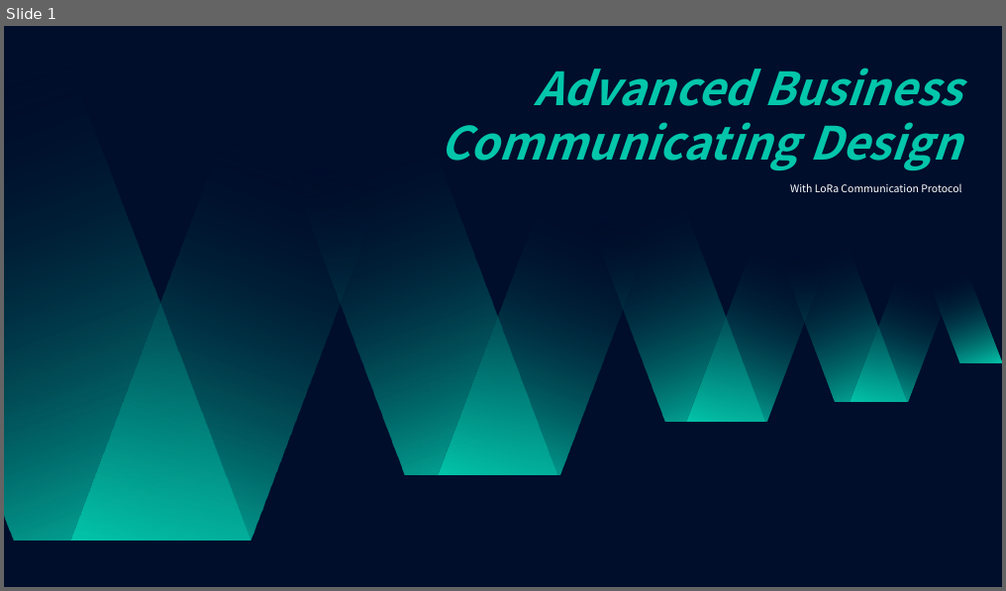
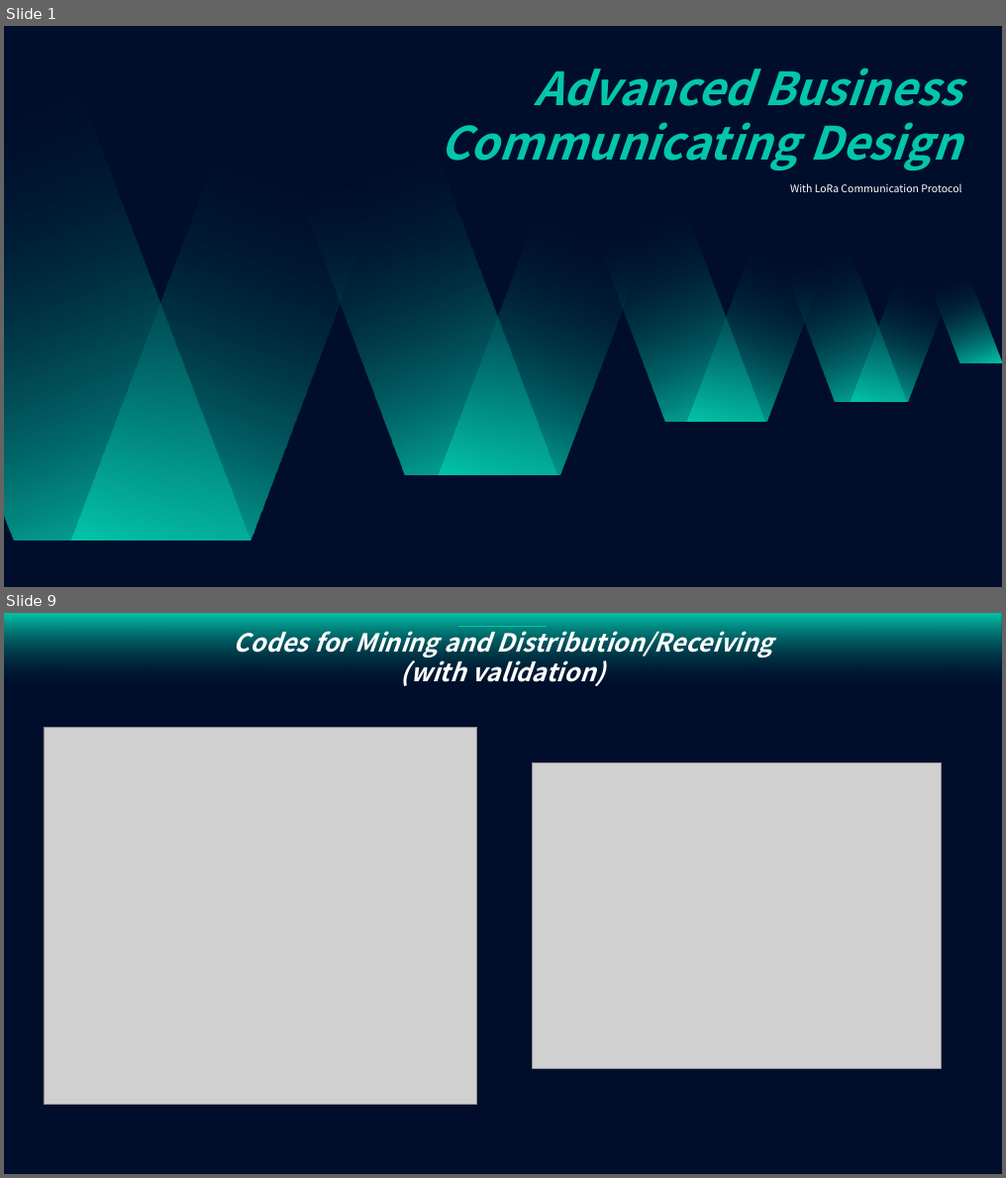
Before and after one commit to purachina/etri, a slide deck: Advanced Buisness Communicating Design/구현.pptx. Shown one above the other, each under a label of ours: slide 1 before the commit, slides 1 and 9 after it; the slides between them are not shown. The pictures are 1006x591 and 1006x1178 pixels, drawn with LibreOffice and Linux fonts; fonts in the diff are those of the drawing; grey boxes stand for pictures. Boxes give left, top, right and bottom in pixels: in the first picture for what was removed or moved away, otherwise in the second. Text is boxed around its words. In the diff, an @@ line names an element or a change of style, - is before the commit and + after.

```diff
--- a/Advanced Buisness Communicating Design/구현.pptx
+++ b/Advanced Buisness Communicating Design/구현.pptx
@@ slide 9 added at (4, 613, 1002, 1174), background #000E2B @@
@@ text added at (234, 626, 773, 686), 24 pt, text #FFFFFF, bold, italic @@
+Codes for Mining and Distribution/Receiving
+(with validation)
@@ line added from (458, 627) to (547, 627), #03C6AB 1 pt @@
@@ picture added at (44, 728, 477, 1105) @@
@@ picture added at (533, 762, 942, 1069) @@
```
Also in this commit, not shown: 9 other slides added, 8 slides removed.
